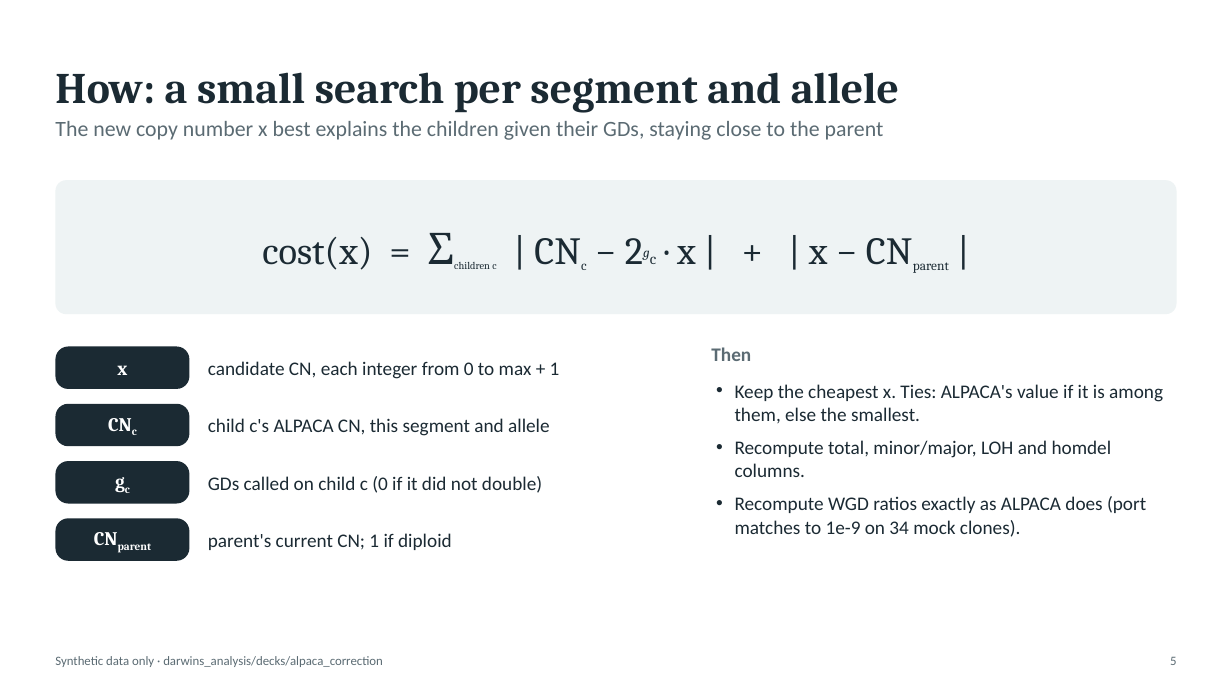
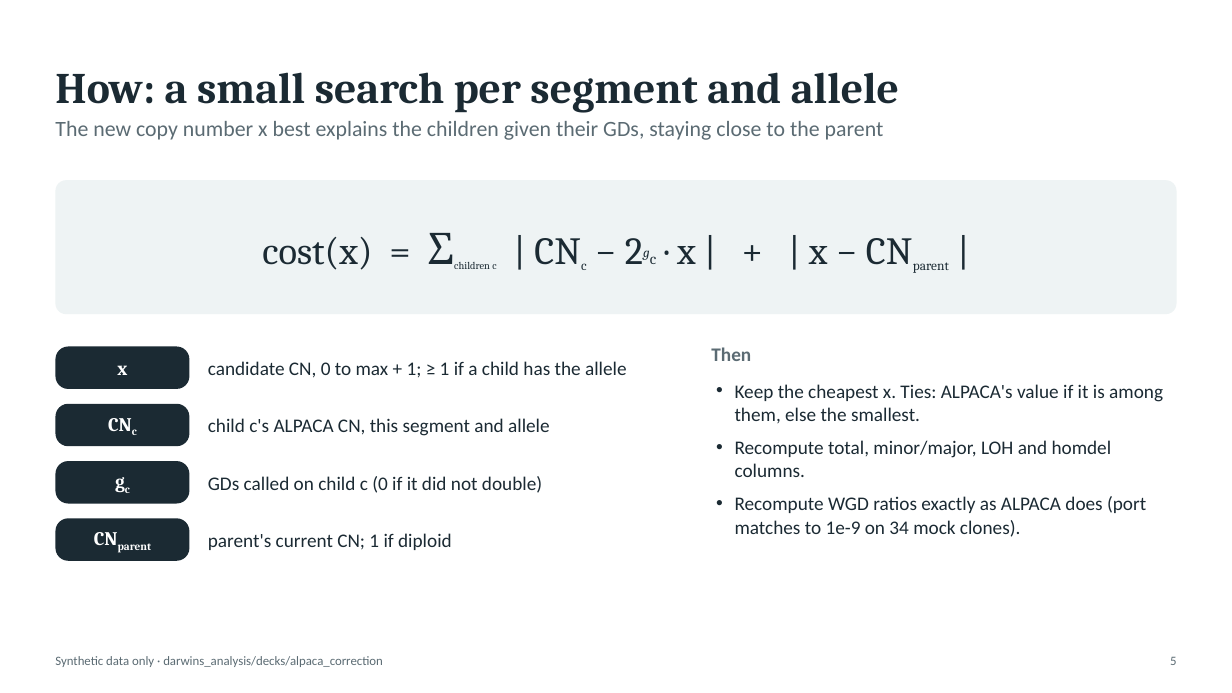
Before and after one commit to McGranahanLab/darwins_analysis, a slide deck: slide 5 of decks/alpaca_correction/alpaca_correction.pptx. Drawn at 1232x693 pixels with LibreOffice and Linux fonts; fonts in the diff are those of the drawing. Boxes give left, top, right and bottom in pixels: in the first picture for what was removed or moved away, otherwise in the second. Text is boxed around its words. In the diff, an @@ line names an element or a change of style, - is before the commit and + after.

```diff
--- a/decks/alpaca_correction/alpaca_correction.pptx
+++ b/decks/alpaca_correction/alpaca_correction.pptx
@@ text at [208, 361, 627, 378]: text changed @@
-candidate CN, each integer from 0 to max + 1
+candidate CN, 0 to max + 1; ≥ 1 if a child has the allele
```
Also in this commit, not shown: 1 other file.
